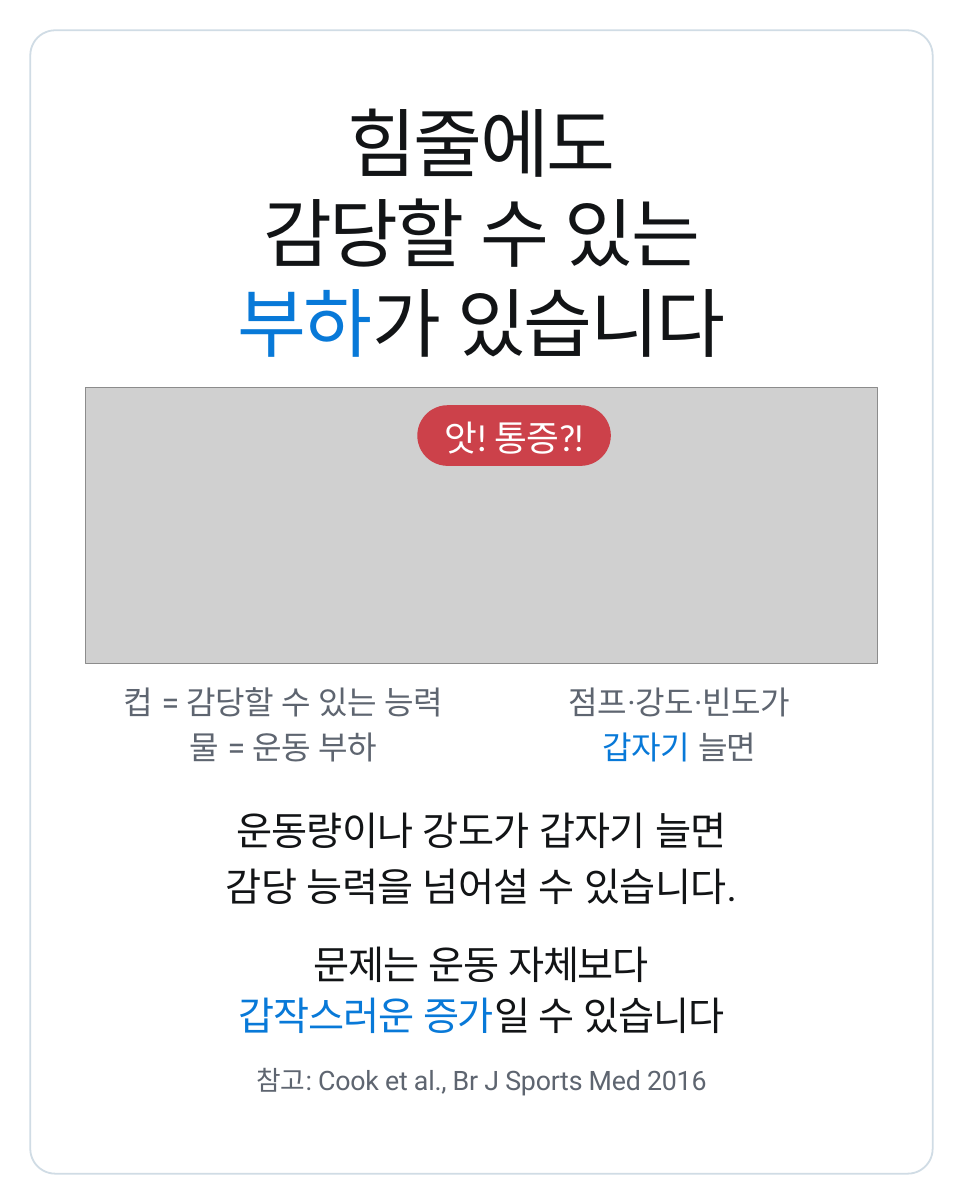
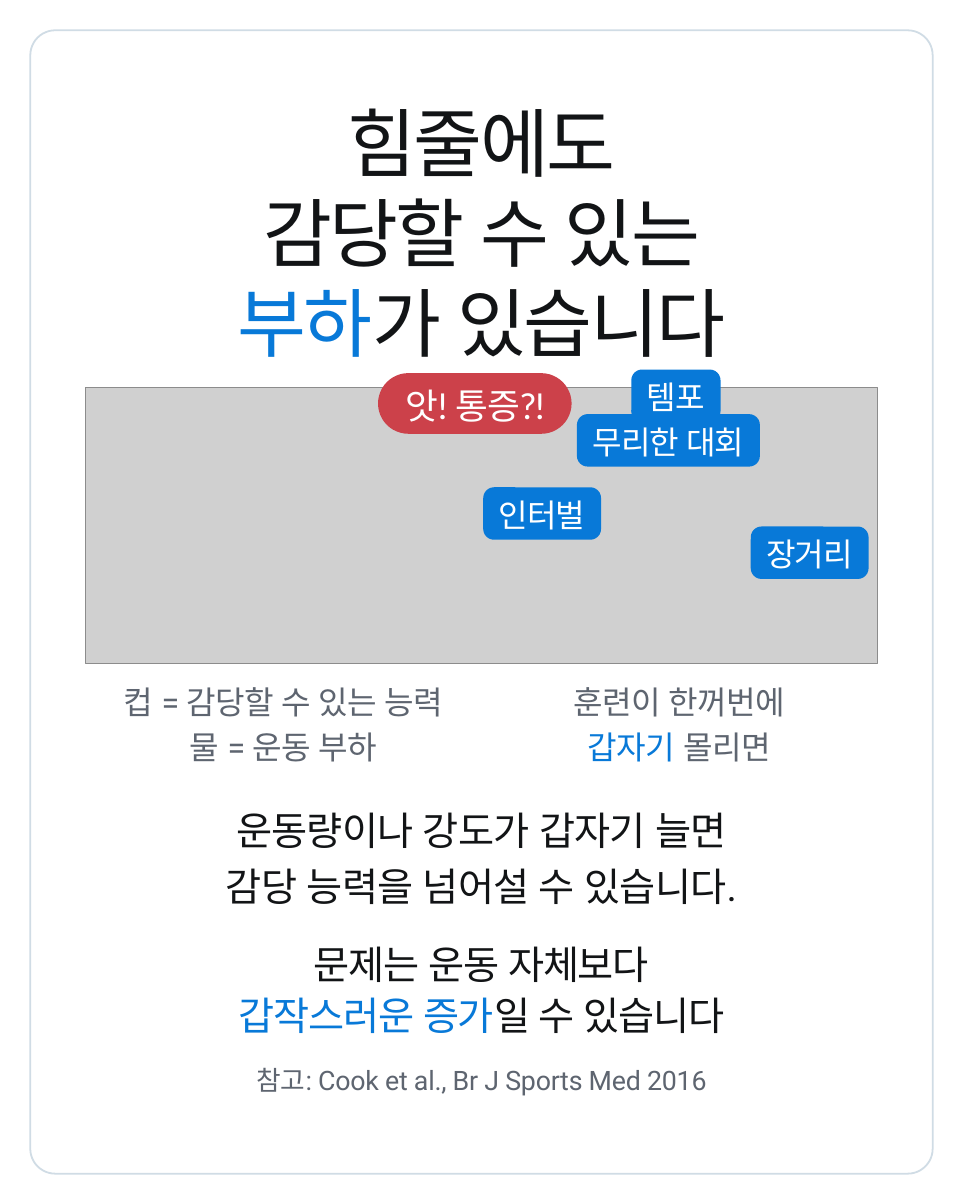
Before and after one commit to js920915-cyber/New-box, a slide deck: slide 2 of content/patellar-tendinopathy-loading/adobe-express/patellar-tendinopathy-loading-express.pptx. Drawn at 963x1204 pixels with LibreOffice and Linux fonts; fonts in the diff are those of the drawing; grey boxes stand for pictures. Boxes give left, top, right and bottom in pixels: in the first picture for what was removed or moved away, otherwise in the second. Text is boxed around its words. In the diff, an @@ line names an element or a change of style, - is before the commit and + after.

```diff
--- a/content/patellar-tendinopathy-loading/adobe-express/patellar-tendinopathy-loading-express.pptx
+++ b/content/patellar-tendinopathy-loading/adobe-express/patellar-tendinopathy-loading-express.pptx
@@ text "앗! 통증?!" moved from (x1=444, y1=421, x2=584, y2=454) to (x1=405, y1=389, x2=545, y2=422) @@
@@ rounded rectangle moved from (x1=418, y1=405, x2=611, y2=466) to (x1=378, y1=373, x2=572, y2=434) @@
@@ rounded rectangle added at (x1=632, y1=370, x2=721, y2=422), fill #0879D8 @@
@@ text added at (x1=647, y1=382, x2=705, y2=411), 27 pt, text #FFFFFF @@
+템포
@@ rounded rectangle added at (x1=577, y1=414, x2=760, y2=467), fill #0879D8 @@
@@ text added at (x1=592, y1=427, x2=744, y2=457), 27 pt, text #FFFFFF @@
+무리한 대회
@@ rounded rectangle added at (x1=484, y1=487, x2=602, y2=539), fill #0879D8 @@
@@ text added at (x1=499, y1=500, x2=586, y2=530), 27 pt, text #FFFFFF @@
+인터벌
@@ rounded rectangle added at (x1=751, y1=526, x2=869, y2=579), fill #0879D8 @@
@@ text added at (x1=766, y1=539, x2=853, y2=569), 27 pt, text #FFFFFF @@
+장거리
@@ text at (x1=574, y1=687, x2=785, y2=717): text changed @@
-점프·강도·빈도가
+훈련이 한꺼번에
@@ text at (x1=588, y1=732, x2=771, y2=762): text changed @@
-갑자기 늘면
+갑자기 몰리면
```
Also in this commit, not shown: 23 other files.
